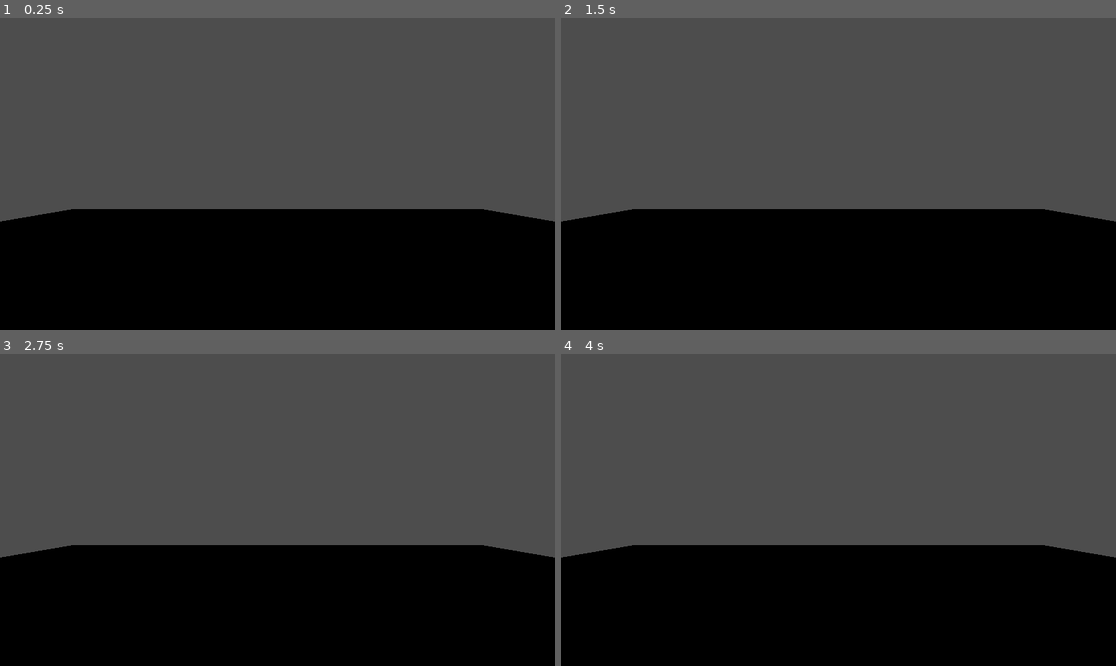
Above: before the commit, frames 1-4 (two rows, left to right).
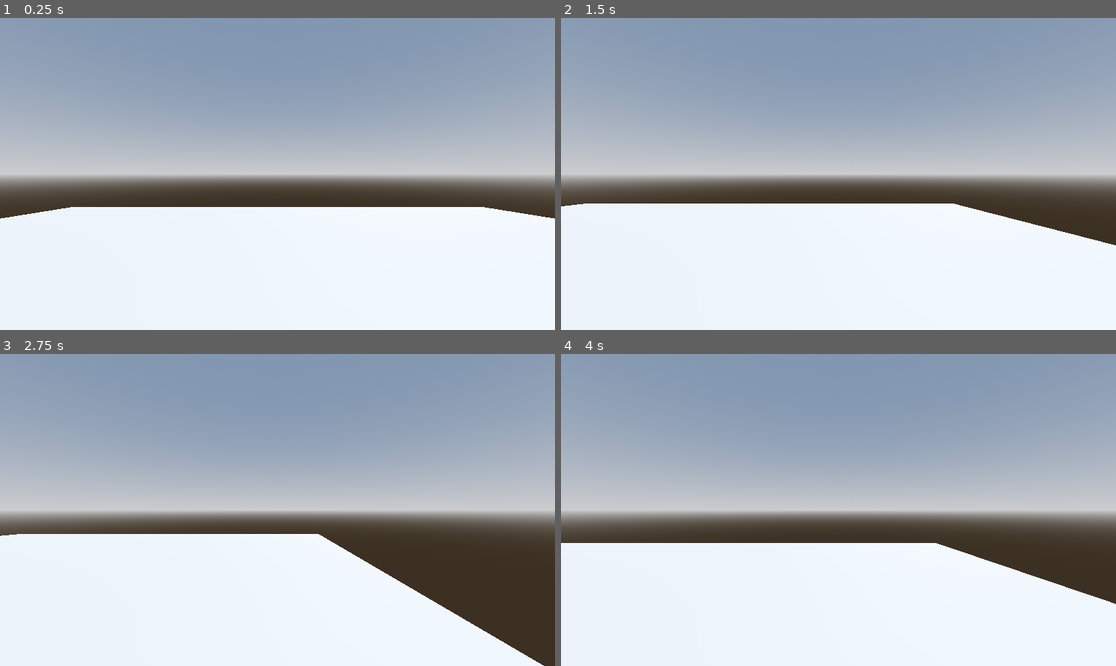
Above: after the commit, the same moments.

Repository: Zawaer/coin-thing
Game: Godot game, scene res://main.tscn
The game is run twice, just before and just after one commit, with the same random seed, the same clock (stepped at 60 frames per second) and the same inputs.
Inputs (mouse positions are in pixels of both pictures, inside the frame that each line leads up to):
- Up to frame 1 (0.25 s): no input
- Up to frame 2 (1.5 s): tap Enter (ui_accept) at 0.5, 0.6, 0.77, 1.07, 1.35 s; move the mouse to (960, 158) at 0.52 s; hold D (right, bound only after the commit) 0.53-1.28 s; click (960, 158) at 0.67 s; move the mouse to (727, 189) at 1.27 s; hold S (backward, bound only after the commit) from 1.28 s (still down); click (727, 189) at 1.42 s
- Up to frame 3 (2.75 s): tap Enter (ui_accept) at 1.52, 1.82, 2.1 s; move the mouse to (333, 441) at 2.02 s; release S (backward, bound only after the commit) at 2.03 s; hold D (right, bound only after the commit) from 2.03 s (still down); click (333, 441) at 2.17 s
- Up to frame 4 (4 s): move the mouse to (810, 572) at 2.77 s; release D (right, bound only after the commit) at 2.78 s; hold W (forward, bound only after the commit) 2.78-3.53 s; tap Enter (ui_accept) at 2.85, 3.02, 3.32, 3.6, 3.77 s; click (810, 572) at 2.92 s; move the mouse to (1005, 556) at 3.52 s; hold A (left, bound only after the commit) from 3.53 s (still down); click (1005, 556) at 3.67 s

The runs differ from the first frame. In frame 1, 97% of the frame differs, in the area x 0-100%, y 0-100%; in frame 2, 97%; in frame 3, 97%; in frame 4, 97%.
Error after the commit: Invalid access to property or key 'relative' on a base object of type 'InputEventMouseButton'. (res://character.gd:17)

Commit message:
Add character movement and input handling; update main scene with environment settings

Diff:
--- /dev/null
+++ b/character.gd
@@ -0,0 +1,40 @@
+extends CharacterBody3D
+
+
+const SPEED = 5.0
+const JUMP_VELOCITY = 4.5
+
+@onready var neck := $Neck
+@onready var camera := $Neck/Camera3D
+
+func _unhandled_input(event: InputEvent) -> void:
+	if event is InputEventMouseButton:
+		Input.set_mouse_mode(Input.MOUSE_MODE_CAPTURED)
+	elif event.is_action_pressed("ui_cancel"):
+		Input.set_mouse_mode(Input.MOUSE_MODE_VISIBLE)
+	if Input.get_mouse_mode() == Input.MOUSE_MODE_CAPTURED:
+		if event is InputEventMouseButton:
+			neck.rotate_y(-event.relative.x * 0.01)
+			camera.rotate_x(-event.relative.y * 0.01)
+
+func _physics_process(delta: float) -> void:
+	# Add the gravity.
+	if not is_on_floor():
+		velocity += get_gravity() * delta
+
+	# Handle jump.
+	if Input.is_action_just_pressed("ui_accept") and is_on_floor():
+		velocity.y = JUMP_VELOCITY
+
+	# Get the input direction and handle the movement/deceleration.
+	# As good practice, you should replace UI actions with custom gameplay actions.
+	var input_dir := Input.get_vector("left", "right", "forward", "backward")
+	var direction := (transform.basis * Vector3(input_dir.x, 0, input_dir.y)).normalized()
+	if direction:
+		velocity.x = direction.x * SPEED
+		velocity.z = direction.z * SPEED
+	else:
+		velocity.x = move_toward(velocity.x, 0, SPEED)
+		velocity.z = move_toward(velocity.z, 0, SPEED)
+
+	move_and_slide()
--- a/main.tscn
+++ b/main.tscn
@@ -1,4 +1,19 @@
-[gd_scene load_steps=5 format=3 uid="uid://dl8uit8tl7ysn"]
+[gd_scene load_steps=9 format=3 uid="uid://dl8uit8tl7ysn"]
+
+[ext_resource type="Script" uid="uid://ejayi0xckqfg" path="res://character.gd" id="1_ig7tw"]
+
+[sub_resource type="ProceduralSkyMaterial" id="ProceduralSkyMaterial_7dm0k"]
+sky_horizon_color = Color(0.66224277, 0.6717428, 0.6867428, 1)
+ground_horizon_color = Color(0.66224277, 0.6717428, 0.6867428, 1)
+
+[sub_resource type="Sky" id="Sky_ig7tw"]
+sky_material = SubResource("ProceduralSkyMaterial_7dm0k")
+
+[sub_resource type="Environment" id="Environment_0xm2m"]
+background_mode = 2
+sky = SubResource("Sky_ig7tw")
+tonemap_mode = 2
+glow_enabled = true
 
 [sub_resource type="PlaneMesh" id="PlaneMesh_7dm0k"]
 size = Vector2(20, 20)
@@ -13,6 +28,13 @@
 
 [node name="Node3D" type="Node3D"]
 
+[node name="WorldEnvironment" type="WorldEnvironment" parent="."]
+environment = SubResource("Environment_0xm2m")
+
+[node name="DirectionalLight3D" type="DirectionalLight3D" parent="."]
+transform = Transform3D(-0.8660254, -0.43301278, 0.25, 0, 0.49999997, 0.86602545, -0.50000006, 0.75, -0.43301266, 0, 0, 0)
+shadow_enabled = true
+
 [node name="MeshInstance3D" type="MeshInstance3D" parent="."]
 mesh = SubResource("PlaneMesh_7dm0k")
 
@@ -23,6 +45,7 @@
 
 [node name="CharacterBody3D" type="CharacterBody3D" parent="."]
 transform = Transform3D(1, 0, 0, 0, 1, 0, 0, 0, 1, 0, 1.0841144, 0)
+script = ExtResource("1_ig7tw")
 
 [node name="MeshInstance3D" type="MeshInstance3D" parent="CharacterBody3D"]
 mesh = SubResource("CapsuleMesh_0xm2m")
--- a/project.godot
+++ b/project.godot
@@ -18,3 +18,26 @@
 [editor_plugins]
 
 enabled=PackedStringArray("res://addons/godot_super-wakatime/plugin.cfg")
+
+[input]
+
+forward={
+"deadzone": 0.2,
+"events": [Object(InputEventKey,"resource_local_to_scene":false,"resource_name":"","device":-1,"window_id":0,"alt_pressed":false,"shift_pressed":false,"ctrl_pressed":false,"meta_pressed":false,"pressed":false,"keycode":0,"physical_keycode":87,"key_label":0,"unicode":119,"location":0,"echo":false,"script":null)
+]
+}
+backward={
+"deadzone": 0.2,
+"events": [Object(InputEventKey,"resource_local_to_scene":false,"resource_name":"","device":-1,"window_id":0,"alt_pressed":false,"shift_pressed":false,"ctrl_pressed":false,"meta_pressed":false,"pressed":false,"keycode":0,"physical_keycode":83,"key_label":0,"unicode":115,"location":0,"echo":false,"script":null)
+]
+}
+left={
+"deadzone": 0.2,
+"events": [Object(InputEventKey,"resource_local_to_scene":false,"resource_name":"","device":-1,"window_id":0,"alt_pressed":false,"shift_pressed":false,"ctrl_pressed":false,"meta_pressed":false,"pressed":false,"keycode":0,"physical_keycode":65,"key_label":0,"unicode":97,"location":0,"echo":false,"script":null)
+]
+}
+right={
+"deadzone": 0.2,
+"events": [Object(InputEventKey,"resource_local_to_scene":false,"resource_name":"","device":-1,"window_id":0,"alt_pressed":false,"shift_pressed":false,"ctrl_pressed":false,"meta_pressed":false,"pressed":false,"keycode":0,"physical_keycode":68,"key_label":0,"unicode":100,"location":0,"echo":false,"script":null)
+]
+}
Not shown, added: character.gd.uid
